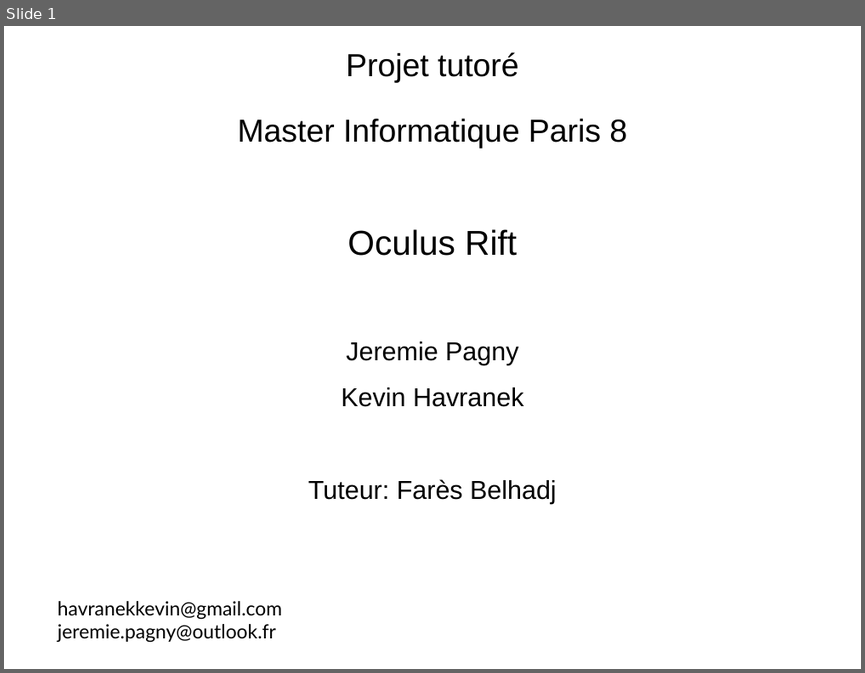
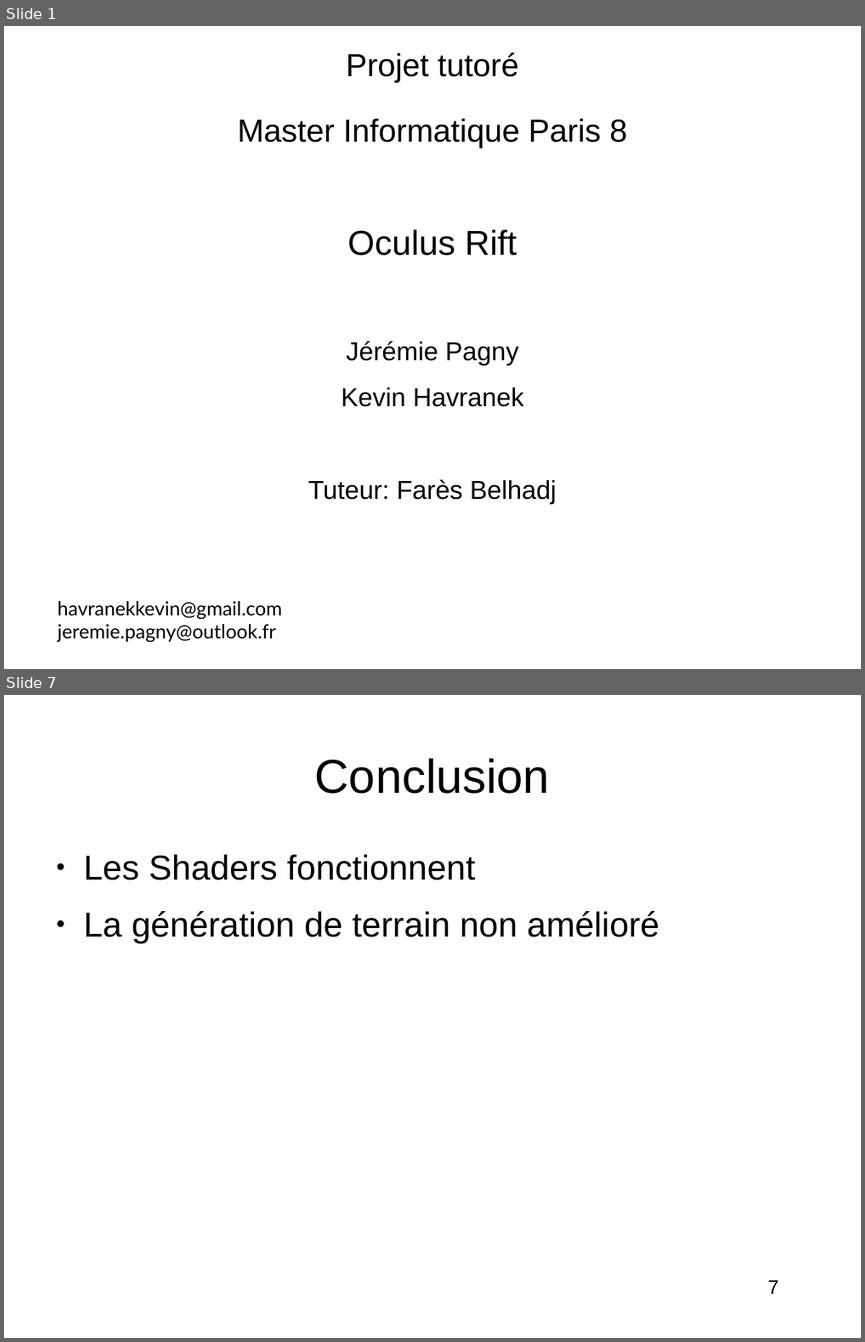
Before and after one commit to Mzartek/OculusRift_Tutoring, a slide deck: Report/second.odp. Shown one above the other, each under a label of ours: slide 1 before the commit, slides 1 and 7 after it; the slides between them are not shown. The pictures are 865x673 and 865x1342 pixels, drawn with LibreOffice and Linux fonts; fonts in the diff are those of the drawing. Boxes give left, top, right and bottom in pixels: in the first picture for what was removed or moved away, otherwise in the second. Text is boxed around its words. In the diff, an @@ line names an element or a change of style, - is before the commit and + after.

```diff
--- a/Report/second.odp
+++ b/Report/second.odp
@@ slide 7 added at <box>4,695,861,1338</box>, background #FFFFFF @@
@@ title added at <box>315,758,550,794</box>, 44 pt, text #000000 @@
+Conclusion
@@ text added at <box>84,854,659,943</box>, 32 pt, text #000000 @@
+● Les Shaders fonctionnent
+● La génération de terrain non amélioré
@@ page number added at <box>768,1280,779,1293</box>, 18 pt, text #000000 @@
+7
@@ slide 1 changed as well @@
@@ subtitle at <box>346,340,518,365</box>: text changed @@
-Jeremie Pagny
+Jérémie Pagny
```
Also in this commit, not shown: 5 other slides added, 8 slides removed.
